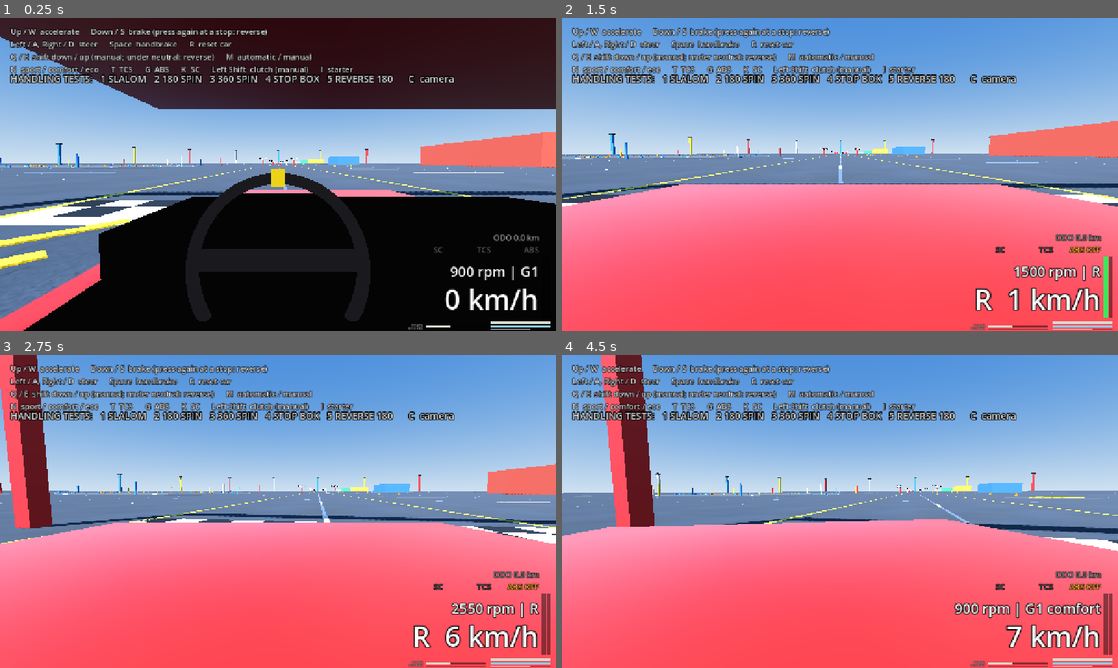
Above: before the commit, frames 1-4 (two rows, left to right).
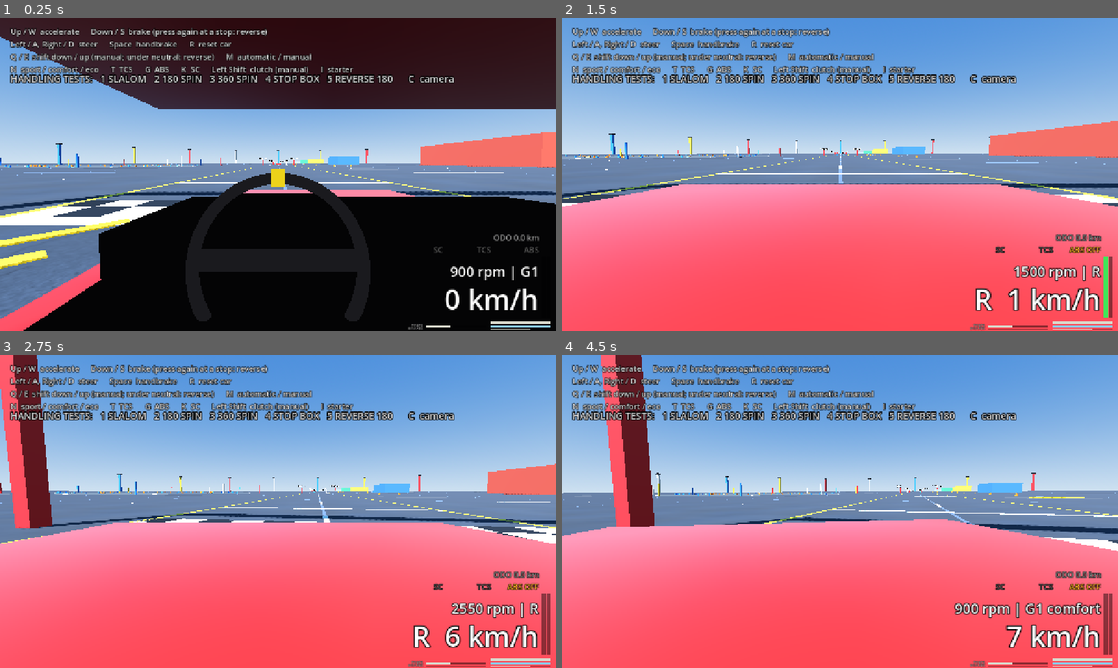
Above: after the commit, the same moments.

Repository: kokosro/factory-driver
Game: Godot game, scene res://scenes/main.tscn
Same seed, same stepped clock (60 frames per second), same inputs: the game is played once before the commit and once after it.
Inputs:
- Up to frame 1 (0.25 s): no input
- Up to frame 2 (1.5 s): tap Enter at 0.5 s; hold Right (steer_right) 0.53-1.28 s; tap G (abs_toggle) at 0.6 s; tap I (starter) at 1.25 s; hold Down (brake) from 1.28 s (still down); tap C (camera_cycle) at 1.35 s
- Up to frame 3 (2.75 s): release Down (brake) at 2.03 s; hold Right (steer_right) from 2.03 s (still down); hold Shift (clutch_pedal) from 2.03 s (still down)
- Up to frame 4 (4.5 s): release Right (steer_right) at 2.78 s; release Shift (clutch_pedal) at 2.78 s; hold Up (accelerate) 2.78-3.53 s; tap N (gearbox_mode) at 2.85 s; hold B (look_back) 3.53-4.28 s; hold Left (steer_left) from 3.53 s (still down); tap , (look_left) at 4.35 s

The runs differ from the first frame. In frame 1, 0.1% of the frame differs, in the area x 32-70%, y 52-53%; in frame 2, 0.2%; in frame 3, 0.1%; in frame 4, 0.2%, in the area x 48-100%, y 45-52%.

Commit message:
TestPad: the licence yard - hold box and crest line on the ramp, the two bays, the reversing lane, the emergency stop lane, the turn's bars
Painted lines and cones by the pad's own idioms, behind the start gantry on
ground the swell leaves within a centimetre of level, clear of everything
certified, with course queries (parallel_bay, parking_bay, hill_start,
reversing_course, emergency_stop, turn_stretch) and four cone groups. The
ramp-versus-mesh deviation is worked out and noted: 0 along the axis and
across the top, 0.10 m at the flanks' rise cells, nowhere the car is driven.

Diff:
--- a/scripts/test_pad.gd
+++ b/scripts/test_pad.gd
@@ -18,7 +18,12 @@
 ##   * a skid pad to the left: a paler disc with painted rings, two concentric
 ##     cone circles and a ring of reference posts,
 ##   * tall pylons on a distant perimeter, so sideways motion reads at speed,
-##   * a row of sheds far right, as tall parallax references (these collide).
+##   * a row of sheds far right, as tall parallax references (these collide),
+##   * the licence yard behind the start gantry (+Z): the hill start's ramp
+##     (the road's, RoadProfile.RAMP_X) with its hold box and crest line, the
+##     parallel bay and the parking bay, the reversing lane and the emergency
+##     stop lane, painted lines and cones (see "Licence course"), and a pair
+##     of bars across the straight for the turn in the road.
 ## Painted markings, posts, pylons and cones are visual only and can be driven
 ## through; cones the car touches topple without slowing it down.
 ##
@@ -119,6 +124,74 @@
 const GROUP_SKID_INNER := &"skid_inner_cones"
 const GROUP_SKID_OUTER := &"skid_outer_cones"
 const GROUP_STOP_BOX := &"stop_box_cones"
+const GROUP_PARALLEL_BAY := &"parallel_bay_cones"
+const GROUP_PARKING_BAY := &"parking_bay_cones"
+const GROUP_REVERSING := &"reversing_cones"
+const GROUP_EMERGENCY_STOP := &"emergency_stop_cones"
+
+# --- Licence course ------------------------------------------------------------
+# The licence yard: behind the start gantry, on the ground the swell leaves
+# within a centimetre of level there (measured: -8 .. +4 mm over the yard),
+# clear of everything certified (nothing certified goes past z = +5; the yard
+# starts at z = +30). Everything is driven the pad's way, towards -Z, from the
+# back of the yard towards the gantry, so the car's right is +X as everywhere
+# else. Sizes and clearances are the real exams' (the user's licence design,
+# 2026-09-22 23:20): a bay park's bay 2.6 x 5.2 m, a parallel bay a car and a
+# half long, a reversing lane a car and two boot-widths wide.
+
+## Parallel bay: centre and size along X and Z [m], axis along Z; the car is
+## 1.8 x 4.2, so 0.3 m a side and 1.4 m an end. Its right edge is the kerb.
+## A cone stands on the axis PARALLEL_BAY_CONE_GAP beyond either end line: the
+## parked cars' bumpers, in the way of an overshoot.
+const PARALLEL_BAY_CENTRE := Vector3(12.0, 0.0, 50.0)
+const PARALLEL_BAY_SIZE := Vector2(2.4, 7.0)
+const PARALLEL_BAY_CONE_GAP := 0.5  # [m].
+
+## Parking bay: centre and size [m], axis along Z, entered from the aisle at
+## PARKING_AISLE_Z (its opening faces +Z), a painted neighbour either side and
+## a cone on either back corner: the wall.
+const PARKING_BAY_CENTRE := Vector3(22.0, 0.0, 80.0)
+const PARKING_BAY_SIZE := Vector2(2.6, 5.2)
+const PARKING_AISLE_Z := 90.0  # The aisle's centre line [m] ...
+const PARKING_AISLE_HALF_WIDTH := 3.0  # ... and its half width [m].
+const PARKING_AISLE_X_RANGE := Vector2(12.0, 40.0)  # Where the aisle's lines run, x [m].
+
+## Hill start: the hold box on the ramp's rise (RoadProfile.RAMP_X ... the
+## ramp climbs towards -Z from RAMP_FOOT_Z 95 to RAMP_CREST_Z 75), where the
+## car stops and holds: centre and size [m]; the crest line across the ramp's
+## top, where the pull-away is done [m]; and the start point at the foot [m].
+const HILL_HOLD_BOX_CENTRE := Vector3(-30.0, 0.0, 85.0)
+const HILL_HOLD_BOX_SIZE := Vector2(3.6, 8.0)
+const HILL_CREST_LINE_Z := 72.0
+const HILL_START_Z := 110.0
+
+## Reversing lane: centre and size [m] (axis along Z; a car and two boot-widths
+## wide: 0.7 m a side), reversed up from its near end (z = 38) towards +Z into
+## the end box at its far end; a pair of cones either side of the lane at
+## each gate z, REVERSING_GATE_HALF_GAP from the axis.
+const REVERSING_LANE_CENTRE := Vector3(-14.0, 0.0, 55.0)
+const REVERSING_LANE_SIZE := Vector2(3.2, 34.0)
+const REVERSING_END_BOX_CENTRE := Vector3(-14.0, 0.0, 67.0)
+const REVERSING_END_BOX_SIZE := Vector2(3.2, 8.0)
+const REVERSING_GATE_ZS: Array[float] = [48.0, 57.0]
+const REVERSING_GATE_HALF_GAP := 2.0  # [m].
+const REVERSING_START_Z := 36.0  # The car starts here, facing -Z, and reverses towards +Z [m].
+
+## Emergency stop: a lane down the yard's middle (x = 0, EMERGENCY_LANE_HALF_WIDTH
+## either side, from EMERGENCY_START_Z to the zone), a red cue bar across it at
+## EMERGENCY_STOP_CUE_Z - the board that says STOP - and the zone to stop in
+## beyond it: centre and size [m], a cone on either far corner.
+const EMERGENCY_START_Z := 100.0
+const EMERGENCY_LANE_HALF_WIDTH := 3.0
+const EMERGENCY_STOP_CUE_Z := 58.0
+const EMERGENCY_STOP_ZONE_CENTRE := Vector3(0.0, 0.0, 41.0)
+const EMERGENCY_STOP_ZONE_SIZE := Vector2(3.6, 16.0)
+
+## Turn in the road: the stretch of the straight it is done in, between two
+## white bars across the lane, centre z and length [m]. The lane's own edge
+## lines (LANE_HALF_WIDTH) are its sides.
+const TURN_STRETCH_CENTRE_Z := -30.0
+const TURN_STRETCH_LENGTH := 36.0
 
 const SHED_X := 80.0
 const SHED_SIZE := Vector3(24.0, 9.0, 48.0)
@@ -193,6 +266,7 @@
 	_build_skid_pad()
 	_build_pylons()
 	_build_sheds()
+	_build_licence_course()
 
 
 func _physics_process(delta: float) -> void:
@@ -240,6 +314,89 @@
 ## The stop box on the straight: its centre and its size along X and Z.
 static func stop_box() -> Dictionary:
 	return {"centre": STOP_BOX_CENTRE, "size": STOP_BOX_SIZE, "group": GROUP_STOP_BOX}
+
+
+## The licence yard's parallel bay: centre, size along X and Z, the axis's
+## heading (0 = along -Z, the bay is entered tail-first going +Z) and its cone
+## group (the two bumper cones).
+static func parallel_bay() -> Dictionary:
+	return {"centre": PARALLEL_BAY_CENTRE, "size": PARALLEL_BAY_SIZE, "heading_deg": 0.0, "group": GROUP_PARALLEL_BAY}
+
+
+## The licence yard's parking bay: centre, size, the axis's heading (0 = along
+## -Z: nose-first in from the aisle at +Z) and its cone group (the wall's two
+## cones), and the aisle it is entered from (z, half width).
+static func parking_bay() -> Dictionary:
+	return {
+		"centre": PARKING_BAY_CENTRE, "size": PARKING_BAY_SIZE, "heading_deg": 0.0, "group": GROUP_PARKING_BAY,
+		"aisle_z": PARKING_AISLE_Z, "aisle_half_width": PARKING_AISLE_HALF_WIDTH,
+	}
+
+
+## The hill start: the hold box on the rise (centre, size), the crest line's z,
+## the start point's z at the foot and the ramp's axis x.
+static func hill_start() -> Dictionary:
+	return {
+		"hold_box": {"centre": HILL_HOLD_BOX_CENTRE, "size": HILL_HOLD_BOX_SIZE},
+		"crest_z": HILL_CREST_LINE_Z, "start_z": HILL_START_Z, "axis_x": RoadProfile.RAMP_X,
+	}
+
+
+## The reversing lane: the lane (centre, size), the end box in it, the z of
+## the start point, the gates' z and the cone group.
+static func reversing_course() -> Dictionary:
+	return {
+		"lane": {"centre": REVERSING_LANE_CENTRE, "size": REVERSING_LANE_SIZE},
+		"end_box": {"centre": REVERSING_END_BOX_CENTRE, "size": REVERSING_END_BOX_SIZE},
+		"start_z": REVERSING_START_Z, "gate_zs": REVERSING_GATE_ZS, "group": GROUP_REVERSING,
+	}
+
+
+## The emergency stop: the start point's z, the cue bar's z, the zone (centre,
+## size) and its cone group.
+static func emergency_stop() -> Dictionary:
+	return {
+		"start_z": EMERGENCY_START_Z, "cue_z": EMERGENCY_STOP_CUE_Z,
+		"zone": {"centre": EMERGENCY_STOP_ZONE_CENTRE, "size": EMERGENCY_STOP_ZONE_SIZE},
+		"lane_half_width": EMERGENCY_LANE_HALF_WIDTH, "group": GROUP_EMERGENCY_STOP,
+	}
+
+
+## The turn in the road's stretch of the straight: centre z, length and the
+## lane's half width.
+static func turn_stretch() -> Dictionary:
+	return {"centre_z": TURN_STRETCH_CENTRE_Z, "length": TURN_STRETCH_LENGTH, "lane_half_width": LANE_HALF_WIDTH}
+
+
+## The positions of the cones that stand at the yard's gates and bays, by
+## course, as the exams place and judge them (the pad places them from here).
+static func parallel_bay_cone_positions() -> Array[Vector3]:
+	var positions: Array[Vector3] = []
+	for side: float in [-1.0, 1.0]:
+		positions.append(PARALLEL_BAY_CENTRE + Vector3(0.0, 0.0, side * (PARALLEL_BAY_SIZE.y * 0.5 + PARALLEL_BAY_CONE_GAP)))
+	return positions
+
+
+static func parking_bay_cone_positions() -> Array[Vector3]:
+	var positions: Array[Vector3] = []
+	for side: float in [-1.0, 1.0]:
+		positions.append(PARKING_BAY_CENTRE + Vector3(side * PARKING_BAY_SIZE.x * 0.5, 0.0, -PARKING_BAY_SIZE.y * 0.5 - 0.3))
+	return positions
+
+
+static func reversing_cone_positions() -> Array[Vector3]:
+	var positions: Array[Vector3] = []
+	for gate_z in REVERSING_GATE_ZS:
+		for side: float in [-1.0, 1.0]:
+			positions.append(Vector3(REVERSING_LANE_CENTRE.x + side * REVERSING_GATE_HALF_GAP, 0.0, gate_z))
+	return positions
+
+
+static func emergency_stop_cone_positions() -> Array[Vector3]:
+	var positions: Array[Vector3] = []
+	for side: float in [-1.0, 1.0]:
+		positions.append(EMERGENCY_STOP_ZONE_CENTRE + Vector3(side * (EMERGENCY_STOP_ZONE_SIZE.x * 0.5 + 0.5), 0.0, -EMERGENCY_STOP_ZONE_SIZE.y * 0.5 - 0.5))
+	return positions
 
 
 ## Standing positions of every cone in a group (GROUP_* constants).
@@ -737,6 +894,92 @@
 	for i in SHED_COLORS.size():
 		var centre := Vector3(SHED_X, SHED_SIZE.y * 0.5, -80.0 - i * 190.0)
 		_add_box(group, centre, SHED_SIZE, SHED_COLORS[i], true)
+
+
+## Licence course: the yard behind the gantry (see the constants above).
+## Paint and cones by the pad's own idioms, everything stood on the ground
+## (the ramp included: the road's elevation carries it, so the hold box's
+## paint lies on the slope and the crest line on the top).
+##   The ramp and the ground mesh: the ramp's knees are on the mesh's 5 m
+## lattice and its profile is straight between them, so along its axis and
+## across its top the mesh IS the ramp (the licence test checks the road's
+## function is linear between lattice points there: 0 deviation). Where a
+## flank crosses a rise (the four corner cells, 5 x 5 m each) the height is a
+## product of two straight ramps, bilinear over the cell, and the mesh's two
+## triangles cut it straight: 0.25 x 1.6 m x (5 / 5) x (5 / 20) = 0.10 m at
+## worst, at those cells' middles, nowhere the car is driven (the hold box
+## is 3.6 m wide on the 10 m top). The car rides the function, not the mesh.
+func _build_licence_course() -> void:
+	var group := _add_group("LicenceCourse")
+
+	# The hill: the hold box on the rise (yellow, like the stop box), the crest
+	# line across the top (white, like a start line) and a bar at the foot.
+	var hold_box := HILL_HOLD_BOX_CENTRE
+	_add_box_outline(group, hold_box, HILL_HOLD_BOX_SIZE, 0.2, COLOR_PAINT_YELLOW)
+	for i in 4:
+		var z := hold_box.z - HILL_HOLD_BOX_SIZE.y * 0.5 + (i + 0.5) * HILL_HOLD_BOX_SIZE.y / 4.0
+		_add_paint_at_angle(group, Vector3(hold_box.x, 0.0, z), Vector2(0.18, HILL_HOLD_BOX_SIZE.x * 0.95), _vary(COLOR_PAINT_YELLOW, 0.05), 0.9)
+	_add_paint(group, Vector3(RoadProfile.RAMP_X, 0.0, HILL_CREST_LINE_Z), Vector2(RoadProfile.RAMP_HALF_WIDTH * 2.0, 0.6), COLOR_PAINT_WHITE)
+	_add_paint(group, Vector3(RoadProfile.RAMP_X, 0.0, RoadProfile.RAMP_FOOT_Z), Vector2(RoadProfile.RAMP_HALF_WIDTH * 2.0, 0.3), COLOR_PAINT_YELLOW)
+	_add_label(group, Vector3(RoadProfile.RAMP_X, 3.0, RoadProfile.RAMP_CREST_Z), "HILL START")
+
+	# The parallel bay: its outline, the kerb (a thicker line on its right
+	# edge), the two bumper cones.
+	var bay := parallel_bay()
+	_add_box_outline(group, bay.centre, bay.size, 0.15, COLOR_PAINT_WHITE)
+	_add_paint(group, bay.centre + Vector3(bay.size.x * 0.5 + 0.2, 0.0, 0.0), Vector2(0.25, bay.size.y + 2.0 * PARALLEL_BAY_CONE_GAP + 2.0), COLOR_PAINT_YELLOW, 0.03)
+	for cone_position in parallel_bay_cone_positions():
+		_add_cone(group, cone_position, COLOR_CONE_ORANGE, GROUP_PARALLEL_BAY)
+	_add_label(group, bay.centre + Vector3(0.0, 2.5, 0.0), "PARALLEL")
+
+	# The parking bay with a painted neighbour either side, the wall's cones
+	# on its back corners, and the aisle's edge lines.
+	var parking := parking_bay()
+	for i: float in [-1.0, 0.0, 1.0]:
+		var centre: Vector3 = parking.centre + Vector3(i * parking.size.x, 0.0, 0.0)
+		_add_box_outline(group, centre, parking.size, 0.15, COLOR_PAINT_WHITE if i == 0.0 else _vary(COLOR_PAINT_WHITE, 0.1))
+	for cone_position in parking_bay_cone_positions():
+		_add_cone(group, cone_position, COLOR_CONE_BLUE, GROUP_PARKING_BAY)
+	for side: float in [-1.0, 1.0]:
+		var z: float = parking.aisle_z + side * parking.aisle_half_width
+		var length := PARKING_AISLE_X_RANGE.y - PARKING_AISLE_X_RANGE.x
+		_add_paint(group, Vector3((PARKING_AISLE_X_RANGE.x + PARKING_AISLE_X_RANGE.y) * 0.5, 0.0, z), Vector2(length, 0.2), COLOR_PAINT_YELLOW)
+	_add_label(group, parking.centre + Vector3(0.0, 2.5, 0.0), "BAY")
+
+	# The reversing lane: two white lines, the end box, a cone pair per gate.
+	var reversing := reversing_course()
+	var lane: Dictionary = reversing.lane
+	for side: float in [-1.0, 1.0]:
+		_add_paint(group, lane.centre + Vector3(side * lane.size.x * 0.5, 0.0, 0.0), Vector2(0.15, lane.size.y), COLOR_PAINT_WHITE)
+	_add_box_outline(group, reversing.end_box.centre, reversing.end_box.size, 0.15, COLOR_PAINT_YELLOW)
+	for cone_position in reversing_cone_positions():
+		_add_cone(group, cone_position, COLOR_CONE_ORANGE, GROUP_REVERSING)
+	_add_label(group, lane.centre + Vector3(0.0, 2.5, -lane.size.y * 0.5), "REVERSE")
+
+	# The emergency stop lane: yellow edges, the red cue bar, the hatched zone
+	# (the stop box's idiom) with a cone on either far corner.
+	var stop := emergency_stop()
+	var zone: Dictionary = stop.zone
+	var lane_length: float = EMERGENCY_START_Z + 4.0 - (zone.centre.z - zone.size.y * 0.5 - 2.0)
+	var lane_centre_z: float = (EMERGENCY_START_Z + 4.0 + zone.centre.z - zone.size.y * 0.5 - 2.0) * 0.5
+	for side: float in [-1.0, 1.0]:
+		_add_paint(group, Vector3(side * stop.lane_half_width, 0.0, lane_centre_z), Vector2(0.2, lane_length), COLOR_PAINT_YELLOW)
+	_add_paint(group, Vector3(0.0, 0.0, stop.cue_z), Vector2(stop.lane_half_width * 2.0 + 1.0, 0.6), COLOR_BOARD_RED, 0.03)
+	_add_box_outline(group, zone.centre, zone.size, 0.2, COLOR_PAINT_YELLOW)
+	for i in 8:
+		var z: float = zone.centre.z - zone.size.y * 0.5 + (i + 0.5) * zone.size.y / 8.0
+		_add_paint_at_angle(group, Vector3(zone.centre.x, 0.0, z), Vector2(0.18, zone.size.x * 0.95), _vary(COLOR_PAINT_YELLOW, 0.05), 0.9)
+	for cone_position in emergency_stop_cone_positions():
+		_add_cone(group, cone_position, COLOR_CONE_BLUE, GROUP_EMERGENCY_STOP)
+	for side: float in [-1.0, 1.0]:
+		_add_box(group, Vector3(side * (stop.lane_half_width + 1.0), 1.25, stop.cue_z), Vector3(0.35, 2.5, 0.35), COLOR_BOARD_RED)
+	_add_label(group, Vector3(0.0, 3.3, stop.cue_z), "STOP")
+
+	# The turn in the road: a white bar across the lane at either end of its
+	# stretch of the straight.
+	var stretch := turn_stretch()
+	for side: float in [-1.0, 1.0]:
+		_add_paint(group, Vector3(0.0, 0.0, stretch.centre_z + side * stretch.length * 0.5), Vector2(LANE_HALF_WIDTH * 2.0, 0.4), COLOR_PAINT_WHITE)
 
 
 func _add_cone_circle(parent: Node3D, radius: float, count: int, color: Color, group: StringName) -> void:
